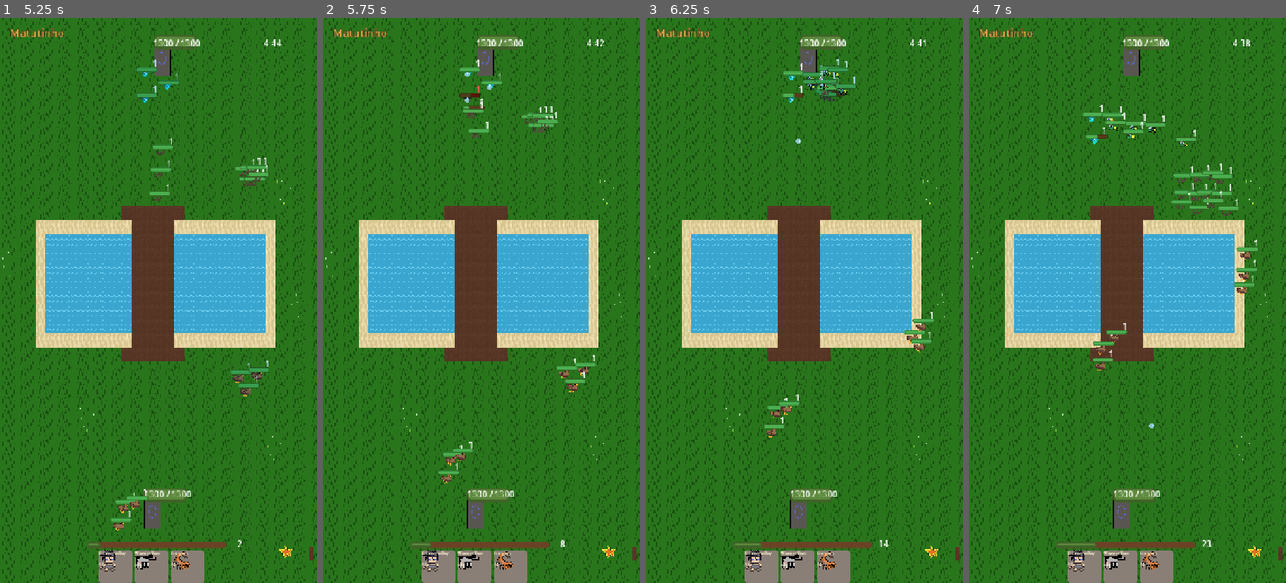
Above: before the commit, frames 1-4 (left to right).
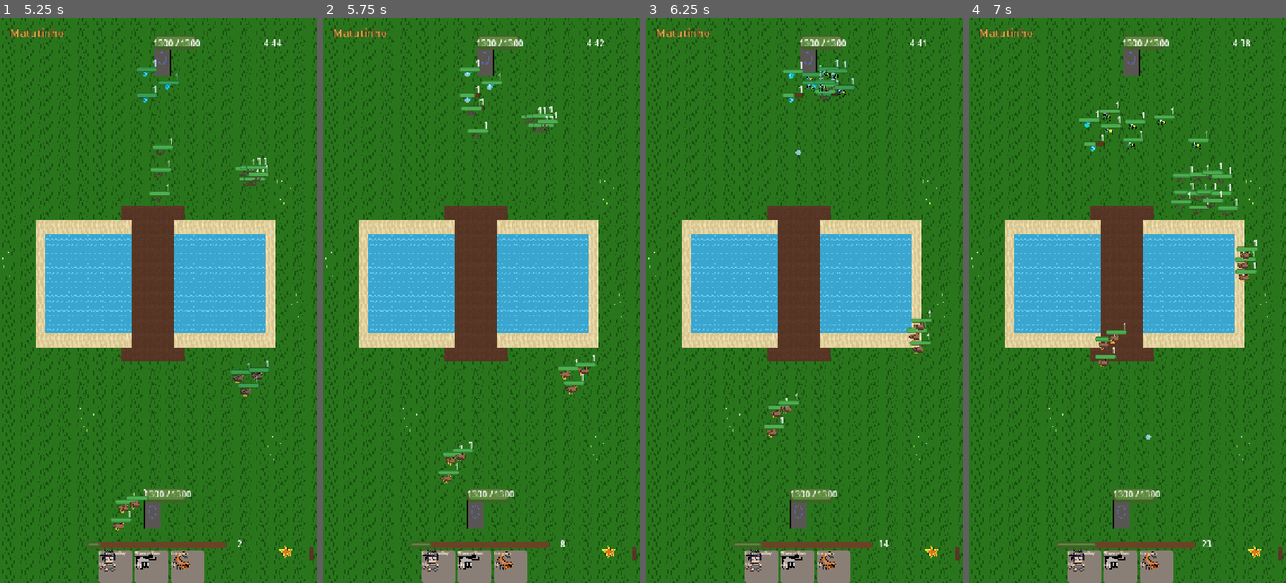
Above: after the commit, the same moments.

Repository: Generadevde/farmarena
Game: Godot game, scene res://ci/battle_test.tscn
Same seed, same stepped clock (60 frames per second), same inputs: the game is played once before the commit and once after it. This scene is started directly instead of the project's main scene. The engine's default icon, where the game draws it, is replaced by a stand-in: a white triangle on a blue panel in a dark square.
Inputs (mouse positions are in pixels of both pictures, inside the frame that each line leads up to):
- Up to frame 1 (5.25 s): tap Enter at 0.5 s; move the mouse to (228, 272) at 0.52 s; click (228, 272) at 0.67 s; tap Space at 1.25 s; drag from (95, 328) to (152, 515) at 1.27 s; click "Chicken" at 2 s; move the mouse to (190, 176) at 2.77 s; click (190, 176) at 2.92 s; click "Chicken" at 3.5 s; drag from (142, 413) to (158, 277) at 4.27 s; move the mouse to (253, 385) at 5.02 s; click (253, 385) at 5.17 s
- Up to frame 2 (5.75 s): no input
- Up to frame 3 (6.25 s): drag from (709, 215) to (804, 114) at 5.77 s
- Up to frame 4 (7 s): move the mouse to (1143, 300) at 6.52 s; click (1143, 300) at 6.67 s

Frame 1 is identical in both runs. In frame 2, 0.4% of the frame differs, in the area x 42-83%, y 12-67%; in frame 3, 0.8%; in frame 4, 1.6%, in the area x 34-92%, y 14-75%.

Commit message:
Corpo a corpo: alcance medido de borda a borda (inclusive da base retangular), recarga do ataque sempre contando, RVO desligado em combate; unidades corpo a corpo padronizadas em alcance 15; teste no CI
Co-Authored-By: Claude Opus 5.5 <noreply@anthropic.com>
Claude-Session: https://claude.ai/code/session_01F2c9wwKpd4XWAaAeM55Dzi

Diff:
--- a/Scripts/unit_base.gd
+++ b/Scripts/unit_base.gd
@@ -182,6 +182,12 @@
 	_process_poison(delta)
 	_update_status_modulate()
 
+	# a recarga do ataque conta SEMPRE (antes só contava enquanto estava no
+	# alcance -- se o alvo se mexia um pouco, a recarga congelava e o golpe
+	# seguinte demorava muito ou nem saía)
+	if attack_cooldown > 0:
+		attack_cooldown -= delta
+
 	_retarget_check_cooldown -= delta
 	if _retarget_check_cooldown <= 0:
 		_retarget_check_cooldown = RETARGET_CHECK_INTERVAL
@@ -238,15 +244,7 @@
 	if target == null:
 		return
 
-	var distance = global_position.distance_to(target.global_position)
-	var effective_range = stats.attack_range
-
-	if _is_base(target):
-		effective_range += _get_target_radius(target)
-
-	effective_range = max(effective_range, _get_min_contact_range(target))
-
-	if distance <= effective_range:
+	if _in_attack_range(target):
 		_try_attack(delta)
 
 
@@ -507,15 +505,8 @@
 
 
 func _process_combat(delta):
-	var distance = global_position.distance_to(target.global_position)
-	var effective_range = stats.attack_range
 	var target_is_base = _is_base(target)
-
-	if target_is_base:
-		effective_range += _get_target_radius(target)
-
-	effective_range = max(effective_range, _get_min_contact_range(target))
-	_is_actively_attacking = distance <= effective_range
+	_is_actively_attacking = _in_attack_range(target)
 
 	# Clash Royale de verdade NÃO usa desvio inteligente (RVO) entre
 	# unidades -- cada uma trava no alvo e anda RETO até ele; o empurrão
@@ -525,12 +516,15 @@
 	# encostar -- por isso desliga o desvio de vez enquanto perseguindo
 	# alvo de combate (liga de novo assim que volta a andar rumo à base,
 	# onde ainda ajuda a desviar de obstáculo de verdade)
-	if !target_is_base:
-		nav_agent.avoidance_enabled = false
-	else:
-		nav_agent.avoidance_enabled = true
-
-	if distance > effective_range:
+	# em combate o desvio RVO fica desligado (alvo unidade OU base): quem
+	# resolve aglomeração agora é a separação por peso. Com RVO ligado perto
+	# da base, a fila de aliados "negociava" espaço e tinha unidade que nunca
+	# chegava a encostar na base pra bater
+	nav_agent.avoidance_enabled = false
+	if target_is_base:
+		pass
+
+	if !_is_actively_attacking:
 		if _is_rooted():
 			_set_nav_velocity(Vector2.ZERO)
 		else:
@@ -655,6 +649,35 @@
 	return 20.0
 
 
+# distância do MEU CENTRO até a BORDA do outro -- usa o formato real da
+# colisão (a base é um retângulo alto; antes era tratada como círculo pelo
+# lado menor, e unidade de alcance curto encostava na base sem conseguir bater)
+func _edge_distance(body) -> float:
+	var col = body.get_node_or_null("CollisionShape2D")
+	if col != null and col.shape is RectangleShape2D:
+		var xf: Transform2D = col.global_transform
+		var local = xf.affine_inverse() * global_position
+		var half = col.shape.size / 2.0
+		var closest = Vector2(clamp(local.x, -half.x, half.x), clamp(local.y, -half.y, half.y))
+		return global_position.distance_to(xf * closest)
+	return max(global_position.distance_to(body.global_position) - _get_target_radius(body), 0.0)
+
+
+# regra ÚNICA de alcance pra todo mundo:
+#  - corpo a corpo: alcance = folga entre a MINHA borda e a borda do alvo
+#    (encostou, bate -- não importa o tamanho de ninguém)
+#  - à distância: alcance = do meu centro até a borda do alvo
+const MELEE_MIN_REACH = 8.0
+
+func _in_attack_range(body) -> bool:
+	if body == null or !is_instance_valid(body):
+		return false
+	var edge = _edge_distance(body)
+	if stats.is_ranged:
+		return edge <= stats.attack_range
+	return edge - _get_own_target_radius() <= max(stats.attack_range, MELEE_MIN_REACH)
+
+
 func _get_own_target_radius() -> float:
 	return _get_target_radius(self)
 
@@ -665,8 +688,7 @@
 
 # ---------- COMBATE ----------
 
-func _try_attack(delta):
-	attack_cooldown -= delta
+func _try_attack(_delta):
 	if attack_cooldown <= 0:
 		if is_instance_valid(target):
 			_perform_attack()
@@ -961,10 +983,8 @@
 				return
 
 		var is_base_target = _is_base(body)
-		var max_range = sight + (_get_target_radius(body) if is_base_target else 0.0)
-		max_range = max(max_range, _get_min_contact_range(body))
-
-		if dist > max_range:
+		# visão medida até a BORDA do alvo, igual ao alcance de ataque
+		if _edge_distance(body) - _get_own_target_radius() > max(sight, stats.attack_range):
 			continue
 
 		if is_base_target:
--- a/Units/Data/abelha_rainhadat.tres
+++ b/Units/Data/abelha_rainhadat.tres
@@ -10,7 +10,7 @@
 push_weight = 1.5
 move_speed = 30.0
 attack_speed = 1.4
-attack_range = 40.0
+attack_range = 15.0
 unit_scale = 1.5
 target_type = 2
 unit_type = 1
--- a/Units/Data/abelhaoperariadata.tres
+++ b/Units/Data/abelhaoperariadata.tres
@@ -8,7 +8,7 @@
 damage = 20
 move_speed = 60.0
 attack_speed = 1.2
-attack_range = 30.0
+attack_range = 15.0
 unit_scale = 0.7
 target_type = 2
 unit_type = 1
--- a/Units/Data/bandidofugitivo.tres
+++ b/Units/Data/bandidofugitivo.tres
@@ -9,7 +9,7 @@
 push_weight = 1.4
 move_speed = 40.0
 attack_speed = 1.2
-attack_range = 35.0
+attack_range = 15.0
 initial_stun_duration = 2.5
 can_spawn_anywhere = true
 metadata/_custom_type_script = "uid://cxfinkhv1t4mj"
--- a/Units/Data/bodepegador.tres
+++ b/Units/Data/bodepegador.tres
@@ -8,7 +8,7 @@
 damage = 180
 push_weight = 1.5
 attack_speed = 2.0
-attack_range = 40.0
+attack_range = 15.0
 unit_scale = 1.5
 charge_attack = true
 charge_distance_needed = 120.0
--- a/Units/Data/boidamarreta.tres
+++ b/Units/Data/boidamarreta.tres
@@ -9,6 +9,6 @@
 push_weight = 2.0
 move_speed = 28.0
 attack_speed = 5.5
-attack_range = 42.0
+attack_range = 15.0
 unit_scale = 1.9
 metadata/_custom_type_script = "uid://cxfinkhv1t4mj"
--- a/Units/Data/camaraopistoaladata.tres
+++ b/Units/Data/camaraopistoaladata.tres
@@ -9,7 +9,7 @@
 push_weight = 1.3
 move_speed = 30.0
 attack_speed = 2.8
-attack_range = 42.0
+attack_range = 15.0
 unit_scale = 1.3
 on_hit_effect = 6
 knockback_distance = 120.0
--- a/Units/Data/capivara_guerreiradata.tres
+++ b/Units/Data/capivara_guerreiradata.tres
@@ -9,7 +9,7 @@
 push_weight = 1.4
 move_speed = 40.0
 attack_speed = 1.8
-attack_range = 42.0
+attack_range = 15.0
 unit_scale = 1.3
 unit_count = 5
 metadata/_custom_type_script = "uid://cxfinkhv1t4mj"
--- a/Units/Data/capivaradatocadata.tres
+++ b/Units/Data/capivaradatocadata.tres
@@ -9,6 +9,6 @@
 push_weight = 1.4
 move_speed = 40.0
 attack_speed = 1.8
-attack_range = 38.0
+attack_range = 15.0
 unit_scale = 1.3
 metadata/_custom_type_script = "uid://cxfinkhv1t4mj"
--- a/Units/Data/cascalhim.tres
+++ b/Units/Data/cascalhim.tres
@@ -9,7 +9,7 @@
 push_weight = 1.5
 move_speed = 30.0
 attack_speed = 2.2
-attack_range = 35.0
+attack_range = 15.0
 unit_scale = 1.2
 target_type = 3
 metadata/_custom_type_script = "uid://cxfinkhv1t4mj"
--- a/Units/Data/chicken.tres
+++ b/Units/Data/chicken.tres
@@ -9,7 +9,7 @@
 push_weight = 0.9
 move_speed = 60.0
 attack_speed = 1.1
-attack_range = 30.0
+attack_range = 15.0
 unit_scale = 0.9
 unit_count = 3
 metadata/_custom_type_script = "uid://cxfinkhv1t4mj"
--- a/Units/Data/desert_scorpion.tres
+++ b/Units/Data/desert_scorpion.tres
@@ -9,7 +9,7 @@
 push_weight = 1.7
 move_speed = 35.0
 attack_speed = 1.8
-attack_range = 40.0
+attack_range = 15.0
 unit_scale = 1.3
 aoe_radius = 25.0
 on_hit_effect = 4
--- a/Units/Data/fantasmasdata.tres
+++ b/Units/Data/fantasmasdata.tres
@@ -9,7 +9,7 @@
 push_weight = 1.5
 move_speed = 30.0
 attack_speed = 1.3
-attack_range = 38.0
+attack_range = 15.0
 detection_range = 150.0
 unit_count = 5
 metadata/_custom_type_script = "uid://cxfinkhv1t4mj"
--- a/Units/Data/gafanhotoloucodata.tres
+++ b/Units/Data/gafanhotoloucodata.tres
@@ -8,7 +8,7 @@
 damage = 20
 move_speed = 45.0
 attack_speed = 2.0
-attack_range = 35.0
+attack_range = 15.0
 unit_scale = 0.9
 unit_count = 4
 spawn_formation = 1
--- a/Units/Data/homendegelo.tres
+++ b/Units/Data/homendegelo.tres
@@ -9,7 +9,7 @@
 push_weight = 1.9
 move_speed = 35.0
 attack_speed = 2.2
-attack_range = 38.0
+attack_range = 15.0
 unit_scale = 1.6
 on_hit_effect = 3
 on_hit_effect_duration = 3.0
--- a/Units/Data/lagostaboxeadoradata.tres
+++ b/Units/Data/lagostaboxeadoradata.tres
@@ -8,7 +8,7 @@
 damage = 15
 push_weight = 1.4
 move_speed = 40.0
-attack_range = 40.0
+attack_range = 15.0
 unit_scale = 1.4
 ramping_attack_speed = true
 attack_speed_ramp_per_hit = 0.1
--- a/Units/Data/montedecascalho.tres
+++ b/Units/Data/montedecascalho.tres
@@ -10,7 +10,7 @@
 push_weight = 4.0
 move_speed = 12.0
 attack_speed = 4.1
-attack_range = 35.0
+attack_range = 15.0
 unit_scale = 2.8
 target_type = 3
 initial_stun_duration = 3.5
--- a/Units/Data/ovelhatnt.tres
+++ b/Units/Data/ovelhatnt.tres
@@ -9,7 +9,7 @@
 push_weight = 1.3
 move_speed = 85.0
 attack_speed = null
-attack_range = 40.0
+attack_range = 15.0
 detection_range = null
 unit_scale = 0.8
 unit_count = 2
--- a/Units/Data/paodequeijo4data.tres
+++ b/Units/Data/paodequeijo4data.tres
@@ -8,7 +8,7 @@
 damage = 80
 push_weight = 0.5
 move_speed = 70.0
-attack_range = 40.0
+attack_range = 15.0
 unit_count = 4
 target_type = 2
 is_aoe = true
--- a/Units/Data/paodequeijodata.tres
+++ b/Units/Data/paodequeijodata.tres
@@ -8,7 +8,7 @@
 damage = 80
 push_weight = 0.5
 move_speed = 70.0
-attack_range = 40.0
+attack_range = 15.0
 target_type = 2
 is_aoe = true
 aoe_radius = 40.0
--- a/Units/Data/patoassasinodat.tres
+++ b/Units/Data/patoassasinodat.tres
@@ -8,6 +8,6 @@
 damage = 360
 move_speed = 70.0
 attack_speed = 4.0
-attack_range = 40.0
+attack_range = 15.0
 unit_scale = 0.7
 metadata/_custom_type_script = "uid://cxfinkhv1t4mj"
--- a/Units/Data/pernilongodata.tres
+++ b/Units/Data/pernilongodata.tres
@@ -9,7 +9,7 @@
 push_weight = 0.4
 move_speed = 80.0
 attack_speed = 1.7
-attack_range = 30.0
+attack_range = 15.0
 unit_scale = 0.5
 unit_count = 6
 target_type = 2
--- a/Units/Data/pomba_bombadata.tres
+++ b/Units/Data/pomba_bombadata.tres
@@ -9,7 +9,7 @@
 push_weight = 2.6
 move_speed = 22.0
 attack_speed = 4.2
-attack_range = 42.0
+attack_range = 15.0
 unit_scale = 2.0
 target_type = 3
 unit_type = 1
--- a/Units/Data/snake.tres
+++ b/Units/Data/snake.tres
@@ -9,7 +9,7 @@
 push_weight = 0.5
 move_speed = 80.0
 attack_speed = 0.7
-attack_range = 30.0
+attack_range = 15.0
 unit_scale = 0.5
 unit_count = 12
 metadata/_custom_type_script = "uid://cxfinkhv1t4mj"
--- a/Units/Data/trio_nelore.tres
+++ b/Units/Data/trio_nelore.tres
@@ -9,7 +9,7 @@
 push_weight = 1.9
 move_speed = 80.0
 attack_speed = 1.6
-attack_range = 35.0
+attack_range = 15.0
 unit_count = 3
 target_type = 3
 first_attack_bonus = true
--- a/Units/Data/veicurandeiro.tres
+++ b/Units/Data/veicurandeiro.tres
@@ -7,7 +7,7 @@
 hp = 720
 damage = 20
 move_speed = 55.0
-attack_range = 42.0
+attack_range = 15.0
 can_heal_allies = true
 heal_aura_amount = 20
 heal_aura_radius = 100.0
--- a/Units/Data/warrior_cow.tres
+++ b/Units/Data/warrior_cow.tres
@@ -9,7 +9,7 @@
 push_weight = 3.8
 move_speed = 25.0
 attack_speed = 2.2
-attack_range = 45.0
+attack_range = 15.0
 unit_scale = 2.4
 target_type = 3
 metadata/_custom_type_script = "uid://cxfinkhv1t4mj"
--- a/ci/battle_test.gd
+++ b/ci/battle_test.gd
@@ -36,6 +36,10 @@
 	get_tree().root.add_child.call_deferred(battle)
 	if mode == "empurrao":
 		await _push_test()
+		get_tree().quit()
+		return
+	if mode == "corpo":
+		await _melee_test()
 		get_tree().quit()
 		return
 	await get_tree().create_timer(75.0).timeout  # ~75s de jogo (time_scale acelera)
@@ -91,6 +95,42 @@
 	print("RESULTADO empurrão: vaca andou ", int(d0 - d1), "px em ~10s de jogo; passou do muro? ", d1 < wall_d - 20)
 
 
+# cada unidade corpo a corpo do jogo, sozinha, na frente da base inimiga:
+# tem que causar dano em poucos segundos
+func _melee_test():
+	await get_tree().process_frame
+	await get_tree().process_frame
+	battle.get_node("Timer").stop()
+	battle.set_process(false)
+	var eb = get_tree().get_first_node_in_group("enemy_base")
+	var pb = get_tree().get_first_node_in_group("player_base")
+	var ok_list: Array = []
+	var fail_list: Array = []
+	for c in CardDatabase.all_cards:
+		if c == null or c.is_spell():
+			continue
+		var st = DeckBuilder.get_unit_stats(c)
+		if st == null or st.is_ranged or st.unit_type == UnitData.UnitType.BUILDING or st.target_type == UnitData.TargetType.AIR:
+			continue
+		for u in get_tree().get_nodes_in_group("units"):
+			u.queue_free()
+		await get_tree().process_frame
+		eb.hp = eb.max_hp
+		var before = eb.hp
+		battle.spawn_unit(c.unit_scene, GameManager.Team.PLAYER, pb.global_position, c)
+		await get_tree().process_frame
+		for u in get_tree().get_nodes_in_group("units"):
+			u.global_position = eb.global_position.lerp(pb.global_position, 0.12) + Vector2(randf_range(-20, 20), 0)
+		await get_tree().create_timer(9.0).timeout
+		var dealt = before - eb.hp
+		if dealt > 0:
+			ok_list.append("%s(%d)" % [c.card_name, dealt])
+		else:
+			fail_list.append(c.card_name)
+	print("RESULTADO corpo a corpo OK: ", ok_list)
+	print("RESULTADO corpo a corpo SEM DANO NA BASE: ", fail_list)
+
+
 func _process(delta):
 	if battle == null or !battle.is_inside_tree() or battle.match_over:
 		return
--- a/creator/card_generator.gd
+++ b/creator/card_generator.gd
@@ -113,7 +113,7 @@
 	st.unit_count = 1
 	st.move_speed = rng.randf_range(40.0, 55.0)
 	st.attack_speed = rng.randf_range(0.9, 1.5)
-	st.attack_range = 25.0
+	st.attack_range = 15.0  # corpo a corpo: folga da borda
 	st.push_weight = 1.0
 	st.unit_type = UnitData.UnitType.GROUND
 	st.target_type = UnitData.TargetType.GROUND
@@ -170,7 +170,7 @@
 			budget *= 0.8  # a cura "paga" parte do orçamento
 		CardData.CardRole.CONTROLE:
 			st.is_ranged = rng.randf() < 0.6
-			st.attack_range = 110.0 if st.is_ranged else 25.0
+			st.attack_range = 110.0 if st.is_ranged else 15.0
 			st.on_hit_effect = [UnitData.OnHitEffect.SLOW, UnitData.OnHitEffect.STUN, UnitData.OnHitEffect.WEAKNESS][rng.randi() % 3]
 			st.on_hit_effect_strength = 0.5
 			st.on_hit_effect_duration = 1.5
--- a/creator/custom_content.gd
+++ b/creator/custom_content.gd
@@ -48,7 +48,7 @@
 	["hp", "Vida", "int", [1, 20000, 10]],
 	["damage", "Dano", "int", [0, 5000, 5]],
 	["attack_speed", "Tempo entre ataques (s)", "float", [0.1, 10.0, 0.1]],
-	["attack_range", "Alcance", "float", [5.0, 600.0, 5.0]],
+	["attack_range", "Alcance (corpo a corpo: folga até encostar, padrão 15)", "float", [0.0, 600.0, 5.0]],
 	["move_speed", "Velocidade", "float", [0.0, 200.0, 5.0]],
 	["unit_count", "Quantidade", "int", [1, 20, 1]],
 	["push_weight", "Peso (empurrão)", "float", [0.1, 10.0, 0.1]],
@@ -485,7 +485,7 @@
 		stats.hp = 400
 		stats.damage = 60
 		stats.attack_speed = 1.2
-		stats.attack_range = 25.0
+		stats.attack_range = 15.0
 		stats.move_speed = 45.0
 	var img = Image.create_empty(CARD_ART_SIZE.x, CARD_ART_SIZE.y, false, Image.FORMAT_RGBA8)
 	img.fill(Color(0, 0, 0, 0))
